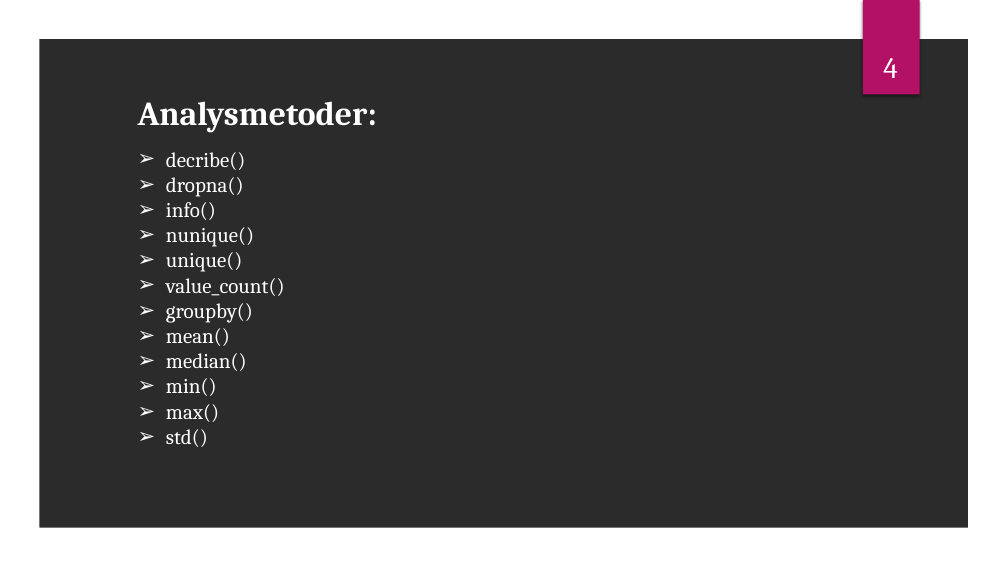
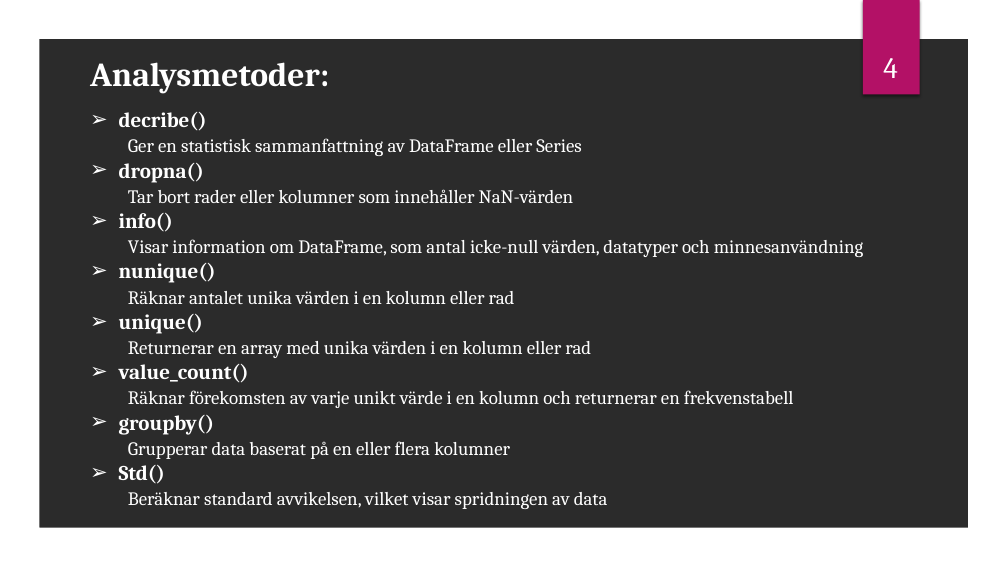
Before and after one commit to Filip5050/Seminarium_OS, a slide deck: slide 4 of Presentation_OS.pptx. Drawn at 1008x567 pixels with LibreOffice and Linux fonts; fonts in the diff are those of the drawing; background and template pictures are left out; a plain dark background stands for a picture behind light text. Boxes give left, top, right and bottom in pixels: in the first picture for what was removed or moved away, otherwise in the second. Text is boxed around its words. In the diff, an @@ line names an element or a change of style, - is before the commit and + after.

Commit message:
Förbättrat innehåll och design

```diff
--- a/Presentation_OS.pptx
+++ b/Presentation_OS.pptx
@@ text "Analysmetoder:": place and size @@
-text "Analysmetoder:" at bbox=[138, 101, 377, 447]
+text "Analysmetoder:" at bbox=[90, 62, 863, 509]
@@ text at bbox=[119, 112, 249, 435]: bold on in "decribe()", "dropna()", "info()", "nunique()" and 3 more places @@
@@ text at bbox=[128, 138, 581, 156]: paragraph added @@
+Ger en statistisk sammanfattning av DataFrame eller Series
@@ text at bbox=[128, 189, 574, 203]: paragraph added @@
+Tar bort rader eller kolumner som innehåller NaN-värden
@@ text at bbox=[128, 239, 863, 257]: paragraph added @@
+Visar information om DataFrame, som antal icke-null värden, datatyper och minnesanvändning
@@ text at bbox=[128, 291, 515, 304]: paragraph added @@
+Räknar antalet unika värden i en kolumn eller rad
@@ text at bbox=[128, 341, 591, 358]: paragraph added @@
+Returnerar en array med unika värden i en kolumn eller rad
@@ text at bbox=[128, 390, 794, 408]: paragraph added @@
+Räknar förekomsten av varje unikt värde i en kolumn och returnerar en frekvenstabell
@@ text at bbox=[119, 441, 608, 509]: text changed; size 20 to 18 pt @@
-➢ mean()
-➢ median()
-➢ min()
-➢ max()
-➢ std()
+Grupperar data baserat på en eller flera kolumner
+➢ Std()
+Beräknar standard avvikelsen, vilket visar spridningen av data
```
Also in this commit, not shown: 1 other slide changed.
